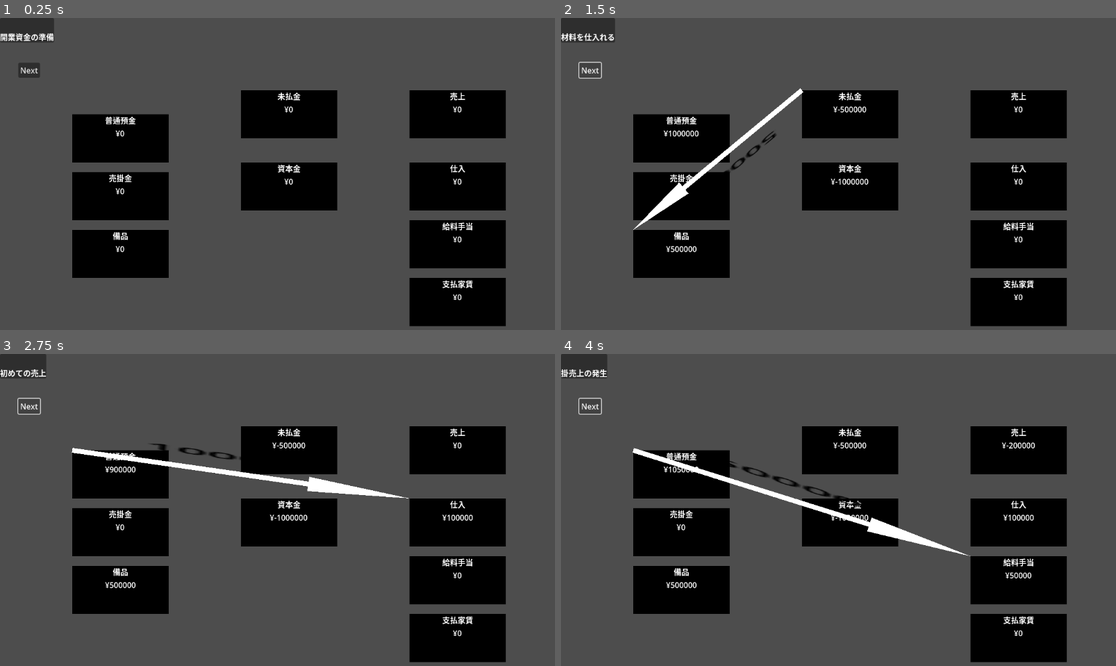
Above: before the commit, frames 1-4 (two rows, left to right).
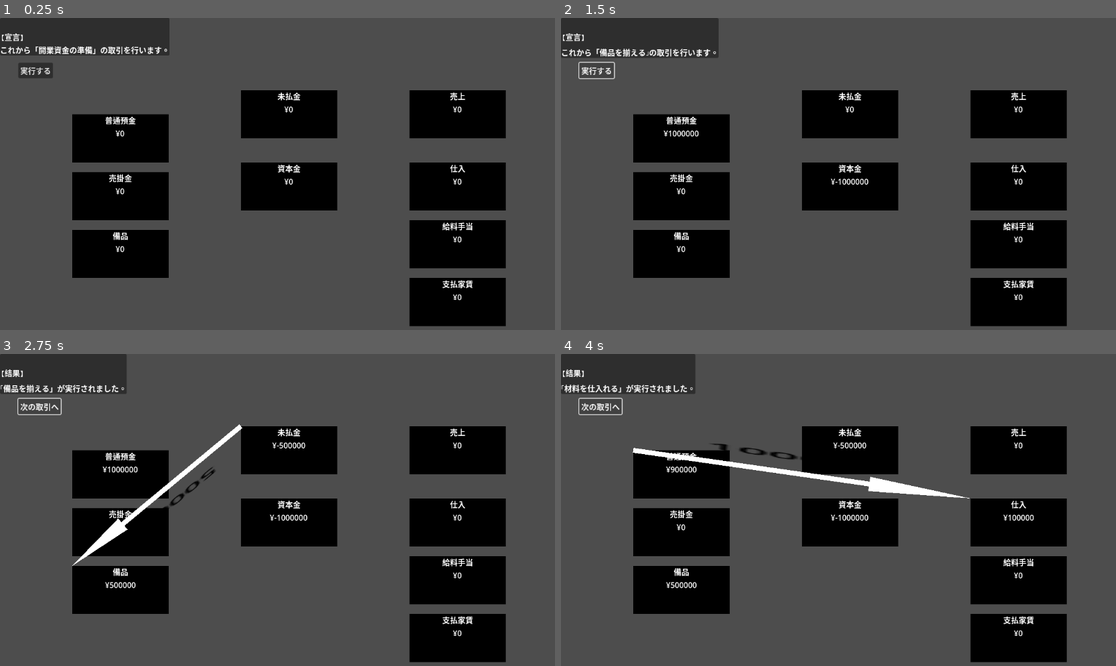
Above: after the commit, the same moments.

Repository: mjXmsdgh/BokiNodes
Game: Godot game, scene res://scenes/main.tscn
The game is run twice, just before and just after one commit, with the same random seed, the same clock (stepped at 60 frames per second) and the same inputs. The project has no main scene, so this scene is started directly.
Inputs:
- Up to frame 1 (0.25 s): no input
- Up to frame 2 (1.5 s): click "Next" (after the commit: "実行する") at 0.5 s; click "Next" (after the commit: "次の取引へ") at 1.25 s
- Up to frame 3 (2.75 s): click "Next" (after the commit: "実行する") at 2 s
- Up to frame 4 (4 s): click "Next" (after the commit: "次の取引へ") at 2.75 s; click "Next" (after the commit: "実行する") at 3.5 s

The runs differ from the first frame. In frame 1, 3.1% of the frame differs, in the area x 0-31%, y 0-20%; in frame 2, 4.0%; in frame 3, 4.7%; in frame 4, 5.5%, in the area x 0-86%, y 0-72%.

Commit message:
Refactor transaction flow with state management
Introduced a State enum to manage tutorial progress and refactored transaction preparation and execution logic. The flow now separates declaration and execution phases, updates UI text accordingly, and ensures proper cleanup of transaction indicators. This improves clarity and maintainability of the transaction tutorial sequence.

Diff:
--- a/bokinode/scripts/main.gd
+++ b/bokinode/scripts/main.gd
@@ -17,7 +17,14 @@
 # 現在のチュートリアルの取引データ
 var current_transaction: Transaction
 # 現在表示されている取引インジケーターのインスタンス
-var current_indicator: TransactionIndicator = null
+var current_indicator: Node2D = null
+
+# チュートリアルの進行状態を管理するenum
+enum State {
+	DECLARE, # これから何をするか宣言する状態
+	EXECUTE  # 取引を実行し、結果を見せる状態
+}
+var current_state: State = State.DECLARE
 
 
 func _ready():
@@ -27,7 +34,7 @@
 	# 2. ボタンやLedgerからのシグナルを接続する
 	_connect_signals()
 	# 3. 最初の取引情報を表示して、ユーザーの操作を待つ
-	_prepare_next_step()
+	_prepare_next_transaction()
 
 
 # Ledgerに登録されている勘定科目の数だけ、BokiNodeを生成・配置する
@@ -74,39 +81,54 @@
 	print("--- [Main] _connect_signals: シグナル接続完了 ---")
 
 
-# 次の取引の準備をする
-func _prepare_next_step():
-	print("--- [Main] _prepare_next_step: 次の取引を準備 ---")
+# 次の取引データを取得し、DECLARE状態に移行する
+func _prepare_next_transaction():
+	print("--- [Main] _prepare_next_transaction: 次の取引を準備 ---")
+
+	# 【お掃除】もし前回のインジケーターが残っていたら消す
+	if is_instance_valid(current_indicator):
+		current_indicator.queue_free()
+		current_indicator = null
+
 	current_transaction = Ledger.get_next_transaction()
 	if current_transaction:
 		print("  - 次の取引: ", current_transaction.description)
-		description_label.text = current_transaction.description
+		current_state = State.DECLARE
+		description_label.text = "【宣言】\nこれから「%s」の取引を行います。" % current_transaction.description
+		next_button.text = "実行する"
 		next_button.disabled = false
 	else:
 		print("  - 全ての取引が完了しました。")
 		description_label.text = "チュートリアル完了！"
+		next_button.text = "終了"
 		next_button.disabled = true
 
 
 # 「次の取引へ」ボタンが押されたときに呼ばれる
 func _on_next_button_pressed():
 	print("\n--- [Main] Nextボタンが押されました ---")
+	match current_state:
+		State.DECLARE:
+			# 宣言フェーズ：「実行する」ボタンが押された
+			print("  - 状態: DECLARE -> EXECUTE")
+			# 実行すべき取引がなければ何もしない
+			if not current_transaction:
+				print("  - 実行する取引がありません。")
+				return
 
-	# 【お掃除】もし前回のインジケーターが残っていたら消す
-	if is_instance_valid(current_indicator):
-		current_indicator.queue_free()
-		current_indicator = null
+			# 取引を実行し、結果を可視化する
+			_execute_and_visualize_transaction(current_transaction)
 
-	# 実行すべき取引がなければ何もしない
-	if not current_transaction:
-		print("  - 実行する取引がありません。")
-		return
+			# EXECUTE状態に移行
+			current_state = State.EXECUTE
+			description_label.text = "【結果】\n「%s」が実行されました。" % current_transaction.description
+			next_button.text = "次の取引へ"
 
-	# 【データ更新】と【画面表示の更新】
-	_execute_and_visualize_transaction(current_transaction)
-
-	# 次の取引の準備をする
-	_prepare_next_step()
+		State.EXECUTE:
+			# 実行結果確認フェーズ：「次の取引へ」ボタンが押された
+			print("  - 状態: EXECUTE -> DECLARE")
+			# 次の取引の準備をする
+			_prepare_next_transaction()
 
 
 # 取引を実行し、結果を可視化する
@@ -125,7 +147,7 @@
 		var from_pos = from_node.position
 		var to_pos = to_node.position
 
-		current_indicator = TransactionIndicatorScene.instantiate() as TransactionIndicator
+		current_indicator = TransactionIndicatorScene.instantiate()
 		boki_node_container.add_child(current_indicator)
 
 		# 1. 位置: 2つのノードのちょうど真ん中に配置する
@@ -134,8 +156,9 @@
 		current_indicator.rotation = from_pos.angle_to_point(to_pos)
 		# 3. 長さ: 2点間の距離に合わせて矢印の長さを調整する
 		var distance = from_pos.distance_to(to_pos)
-		current_indicator.scale.x = distance / 100.0 # Polygon2Dの基本の長さ(100px)で割る
-		current_indicator.set_amount(transaction.amount) # 金額を設定
+		# Polygon2Dの基本の長さ(100px)で割る
+		current_indicator.scale.x = distance / 100.0
+		current_indicator.set_amount(transaction.amount)
 
 
 # Ledger側で勘定科目の残高が更新されたときに呼ばれる
